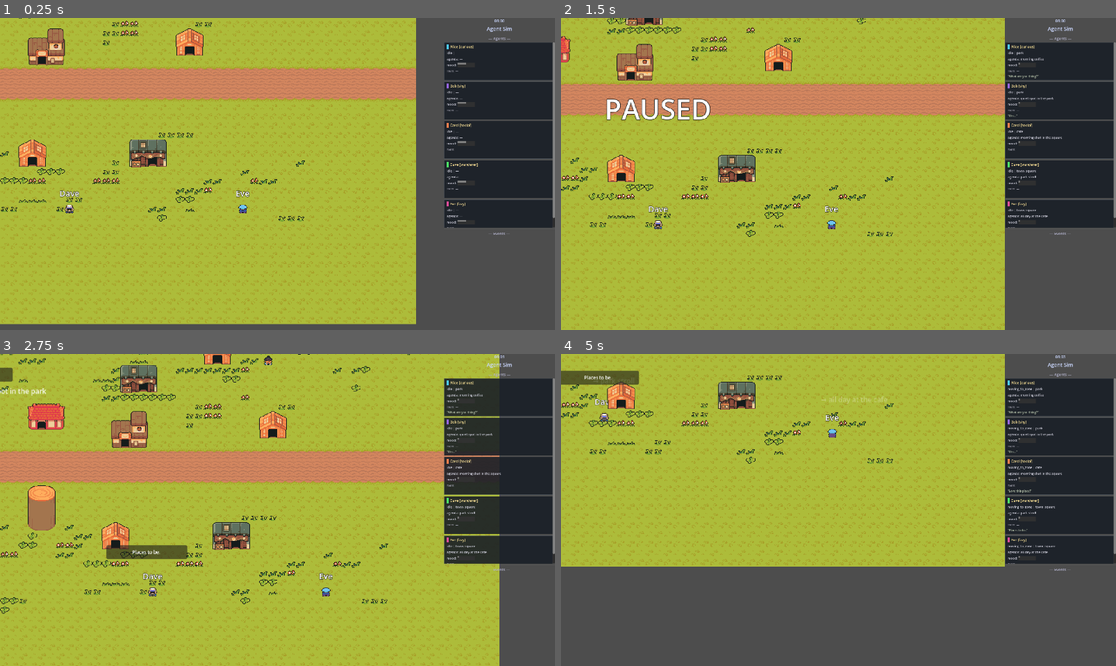
Above: before the commit, frames 1-4 (two rows, left to right).
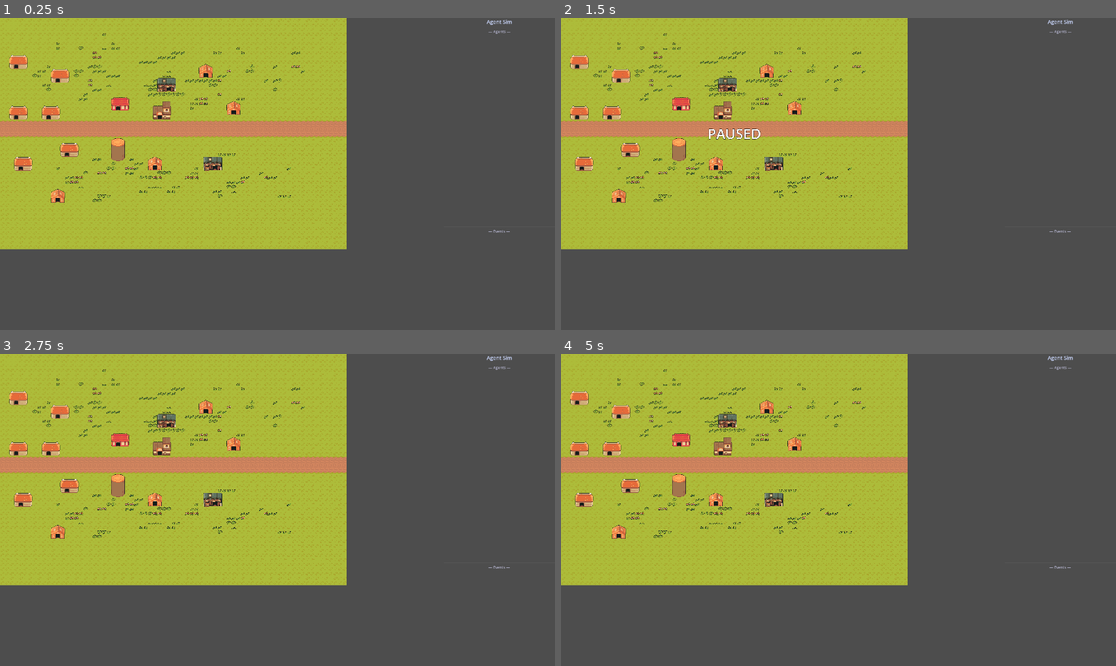
Above: after the commit, the same moments.

Repository: Erik-Huang/godot-agent-sim
Game: Godot game, scene res://main.tscn
Same seed, same stepped clock (60 frames per second), same inputs: the game is played once before the commit and once after it.
Inputs (mouse positions are in pixels of both pictures, inside the frame that each line leads up to):
- Up to frame 1 (0.25 s): no input
- Up to frame 2 (1.5 s): tap Enter (ui_accept) at 0.5, 0.77, 1.25 s; move the mouse to (960, 158) at 0.52 s; click (960, 158) at 0.67 s; drag from (727, 189) to (810, 236) at 1.27 s
- Up to frame 3 (2.75 s): tap Enter (ui_accept) at 2 s; move the mouse to (333, 441) at 2.02 s; click (333, 441) at 2.17 s
- Up to frame 4 (5 s): drag from (810, 572) to (672, 463) at 2.77 s; move the mouse to (1005, 556) at 3.52 s; click (1005, 556) at 3.67 s; tap Enter (ui_accept) at 3.77, 4.25 s; drag from (672, 463) to (755, 432) at 4.27 s

The runs differ from the first frame. In frame 1, 55% of the frame differs, in the area x 0-100%, y 0-99%; in frame 2, 62%; in frame 3, 63%, in the area x 0-100%, y 0-100%; in frame 4, 38%.
Error after the commit: Cannot call method 'add_child' on a null value. (res://main.gd:90)

Commit message:
refactor(ui): move UI layout from main.gd _ready() into main.tscn (ARCH-006)
CanvasLayer, ScreenRoot, OuterPanel hierarchy is now defined
declaratively in the scene tree. UIPanel reparenting, ScrollContainer
wrapping, and UIBackground blocks removed from code (~70 lines).
UIPanel uses unique_name_in_owner for clean %UIPanel access.

Co-Authored-By: Claude Opus 4.6 <noreply@anthropic.com>

Diff:
--- a/main.gd
+++ b/main.gd
@@ -29,11 +29,8 @@
 }
 
 @onready var agent_container: Node2D = $AgentContainer
-@onready var ui_panel: VBoxContainer = $UIPanel
+@onready var ui_panel: VBoxContainer = %UIPanel  # ARCH-006: unique name, lives in UILayer
 @onready var nav_region: NavigationRegion2D = $NavigationRegion2D
-
-# FIX-002: CanvasLayer for UI overlay
-var ui_layer: CanvasLayer
 
 # FIX-003: Camera zoom/pan state
 var _is_dragging: bool = false
@@ -77,78 +74,8 @@
 	pause_label.process_mode = Node.PROCESS_MODE_ALWAYS
 	pause_label.z_index = 100
 	add_child(pause_label)
-	# DBG-001: UIPanel stays responsive while paused
-	ui_panel.process_mode = Node.PROCESS_MODE_ALWAYS
-
-	# FIX-002: Move UI panel into a CanvasLayer overlay (right 20% of screen)
-	ui_layer = CanvasLayer.new()
-	ui_layer.layer = 10
-	ui_layer.process_mode = Node.PROCESS_MODE_ALWAYS
-	add_child(ui_layer)
-
-	# screen_root fills the full viewport — needed so anchors resolve correctly
-	var screen_root := Control.new()
-	screen_root.name = "ScreenRoot"
-	screen_root.set_anchors_preset(Control.PRESET_FULL_RECT)
-	screen_root.mouse_filter = Control.MOUSE_FILTER_IGNORE
-	ui_layer.add_child(screen_root)
-
-	# outer_panel: MarginContainer anchored to right 20% — sizes its child correctly
-	var outer_panel := MarginContainer.new()
-	outer_panel.name = "OuterPanel"
-	outer_panel.anchor_left = 0.8
-	outer_panel.anchor_right = 1.0
-	outer_panel.anchor_top = 0.0
-	outer_panel.anchor_bottom = 1.0
-	outer_panel.offset_left = 0.0
-	outer_panel.offset_right = 0.0
-	outer_panel.offset_top = 0.0
-	outer_panel.offset_bottom = 0.0
-	outer_panel.add_theme_constant_override("margin_left", 0)
-	outer_panel.add_theme_constant_override("margin_top", 0)
-	outer_panel.add_theme_constant_override("margin_right", 0)
-	outer_panel.add_theme_constant_override("margin_bottom", 0)
-	screen_root.add_child(outer_panel)
-
-	# Move UIPanel into outer_panel — SIZE_EXPAND_FILL so VBoxContainer fills it
-	# Do NOT use set_anchors_preset on VBoxContainer — it breaks layout
-	ui_panel.get_parent().remove_child(ui_panel)
-	outer_panel.add_child(ui_panel)
-	ui_panel.size_flags_horizontal = Control.SIZE_EXPAND_FILL
-	ui_panel.size_flags_vertical = Control.SIZE_EXPAND_FILL
-	ui_panel.clip_contents = true
-
-	# Wrap AgentList in ScrollContainer so cards don't overflow
-	var agent_list_node: VBoxContainer = ui_panel.get_node_or_null("AgentList")
-	if agent_list_node:
-		var scroll := ScrollContainer.new()
-		scroll.name = "AgentScroll"
-		scroll.size_flags_vertical = Control.SIZE_EXPAND_FILL
-		scroll.horizontal_scroll_mode = ScrollContainer.SCROLL_MODE_DISABLED
-		var al_parent: Node = agent_list_node.get_parent()
-		var al_idx: int = agent_list_node.get_index()
-		al_parent.remove_child(agent_list_node)
-		al_parent.add_child(scroll)
-		al_parent.move_child(scroll, al_idx)
-		scroll.add_child(agent_list_node)
-		agent_list_node.size_flags_horizontal = Control.SIZE_EXPAND_FILL
-
-	# UIBackground: anchor it directly to screen_root behind outer_panel
-	var ui_bg: ColorRect = ui_panel.get_node_or_null("UIBackground")
-	if ui_bg:
-		ui_panel.remove_child(ui_bg)
-		screen_root.add_child(ui_bg)
-		screen_root.move_child(ui_bg, 0)
-		ui_bg.anchor_left = 0.8
-		ui_bg.anchor_right = 1.0
-		ui_bg.anchor_top = 0.0
-		ui_bg.anchor_bottom = 1.0
-		ui_bg.offset_left = 0.0
-		ui_bg.offset_right = 0.0
-		ui_bg.offset_top = 0.0
-		ui_bg.offset_bottom = 0.0
-		ui_bg.custom_minimum_size = Vector2.ZERO
-		ui_bg.mouse_filter = Control.MOUSE_FILTER_IGNORE
+
+	# ARCH-006: UI layout (CanvasLayer/ScreenRoot/OuterPanel/UIPanel) now lives in main.tscn
 
 	# GFX-005: CanvasModulate for time-of-day lighting
 	canvas_mod = CanvasModulate.new()
--- a/main.tscn
+++ b/main.tscn
@@ -96,56 +96,77 @@
 
 [node name="AgentContainer" type="Node2D" parent="." unique_id=1803141859]
 
-[node name="UIPanel" type="VBoxContainer" parent="." unique_id=935282020]
-offset_left = 1200.0
-offset_right = 1450.0
-offset_bottom = 800.0
+[node name="UILayer" type="CanvasLayer" parent="."]
+layer = 10
+process_mode = 3
+
+[node name="ScreenRoot" type="Control" parent="UILayer"]
+anchors_preset = 15
+anchor_right = 1.0
+anchor_bottom = 1.0
+grow_horizontal = 2
+grow_vertical = 2
+mouse_filter = 2
+
+[node name="OuterPanel" type="MarginContainer" parent="UILayer/ScreenRoot"]
+layout_mode = 1
+anchors_preset = -1
+anchor_left = 0.8
+anchor_right = 1.0
+anchor_bottom = 1.0
+
+[node name="UIPanel" type="VBoxContainer" parent="UILayer/ScreenRoot/OuterPanel" unique_name_in_owner=true]
+unique_id = 935282020
+layout_mode = 2
+size_flags_horizontal = 3
+size_flags_vertical = 3
+clip_contents = true
 script = ExtResource("2")
 
-[node name="Title" type="Label" parent="UIPanel" unique_id=869032903]
+[node name="Title" type="Label" parent="UILayer/ScreenRoot/OuterPanel/UIPanel" unique_id=869032903]
 layout_mode = 2
 theme_override_colors/font_color = Color(0.8, 0.85, 1, 1)
 theme_override_font_sizes/font_size = 18
 text = "Agent Sim"
 horizontal_alignment = 1
 
-[node name="Separator" type="HSeparator" parent="UIPanel" unique_id=864827872]
+[node name="Separator" type="HSeparator" parent="UILayer/ScreenRoot/OuterPanel/UIPanel" unique_id=864827872]
 layout_mode = 2
 
-[node name="AgentsHeader" type="Label" parent="UIPanel" unique_id=810595676]
+[node name="AgentsHeader" type="Label" parent="UILayer/ScreenRoot/OuterPanel/UIPanel" unique_id=810595676]
 layout_mode = 2
 theme_override_colors/font_color = Color(0.7, 0.7, 0.8, 1)
 theme_override_font_sizes/font_size = 13
 text = "— Agents —"
 horizontal_alignment = 1
 
-[node name="AgentScroll" type="ScrollContainer" parent="UIPanel"]
+[node name="AgentScroll" type="ScrollContainer" parent="UILayer/ScreenRoot/OuterPanel/UIPanel"]
 layout_mode = 2
 size_flags_vertical = 3
 size_flags_stretch_ratio = 2.0
 horizontal_scroll_mode = 0
 
-[node name="AgentList" type="VBoxContainer" parent="UIPanel/AgentScroll" unique_id=1491348688]
+[node name="AgentList" type="VBoxContainer" parent="UILayer/ScreenRoot/OuterPanel/UIPanel/AgentScroll" unique_id=1491348688]
 layout_mode = 2
 size_flags_horizontal = 3
 
-[node name="Separator2" type="HSeparator" parent="UIPanel" unique_id=863382313]
+[node name="Separator2" type="HSeparator" parent="UILayer/ScreenRoot/OuterPanel/UIPanel" unique_id=863382313]
 layout_mode = 2
 
-[node name="LogHeader" type="Label" parent="UIPanel" unique_id=2014517178]
+[node name="LogHeader" type="Label" parent="UILayer/ScreenRoot/OuterPanel/UIPanel" unique_id=2014517178]
 layout_mode = 2
 theme_override_colors/font_color = Color(0.7, 0.7, 0.8, 1)
 theme_override_font_sizes/font_size = 13
 text = "— Events —"
 horizontal_alignment = 1
 
-[node name="LogScroll" type="ScrollContainer" parent="UIPanel"]
+[node name="LogScroll" type="ScrollContainer" parent="UILayer/ScreenRoot/OuterPanel/UIPanel"]
 layout_mode = 2
 size_flags_vertical = 3
 size_flags_stretch_ratio = 1.0
 horizontal_scroll_mode = 0
 
-[node name="LogList" type="VBoxContainer" parent="UIPanel/LogScroll" unique_id=730242085]
+[node name="LogList" type="VBoxContainer" parent="UILayer/ScreenRoot/OuterPanel/UIPanel/LogScroll" unique_id=730242085]
 layout_mode = 2
 
 [node name="LayerFloor" type="TileMapLayer" parent="." unique_id=136155189]
